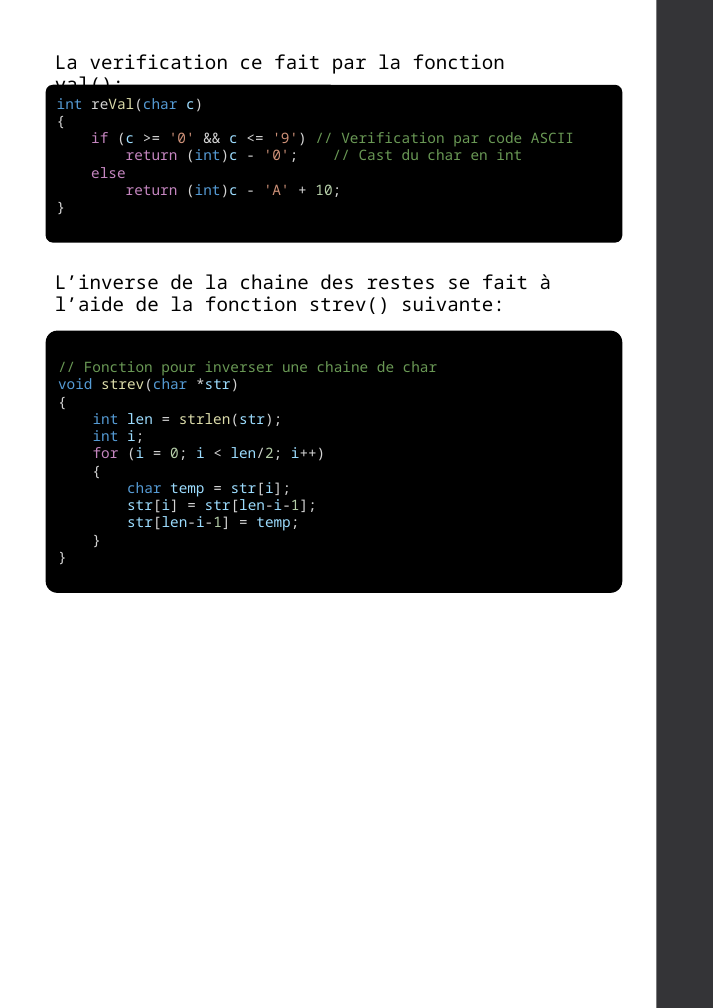
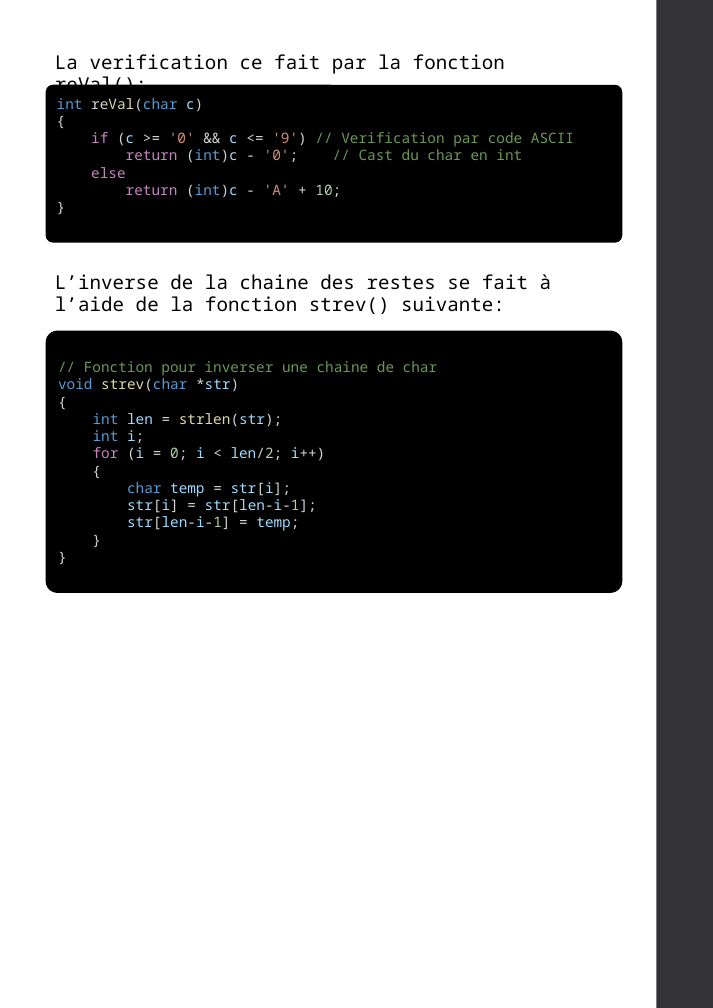
Before and after one commit to FaroukBel/Convertisseur-de-base, a slide deck: slide 7 of Compte rendu/Convertisseur de base.pptx. Drawn at 713x1008 pixels with LibreOffice and Linux fonts; fonts in the diff are those of the drawing. Boxes give left, top, right and bottom in pixels: in the first picture for what was removed or moved away, otherwise in the second. Text is boxed around its words. In the diff, an @@ line names an element or a change of style, - is before the commit and + after.

```diff
--- a/Compte rendu/Convertisseur de base.pptx
+++ b/Compte rendu/Convertisseur de base.pptx
@@ text at (55, 54, 505, 85): text changed @@
-La verification ce fait par la fonction val():
+La verification ce fait par la fonction reVal():
```
Also in this commit, not shown: 9 other files.
